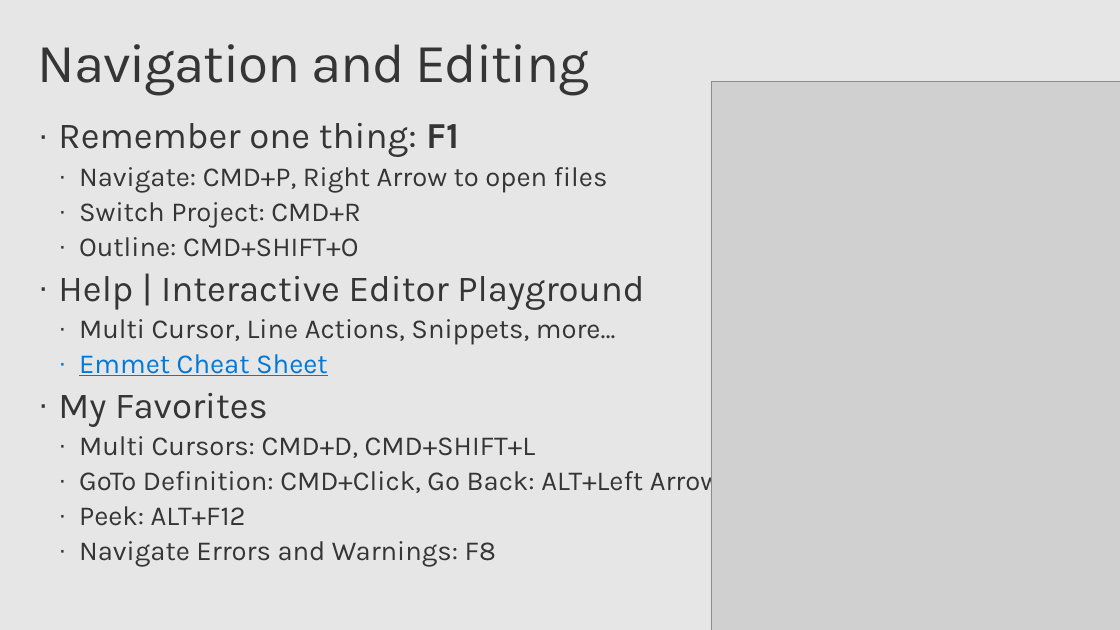
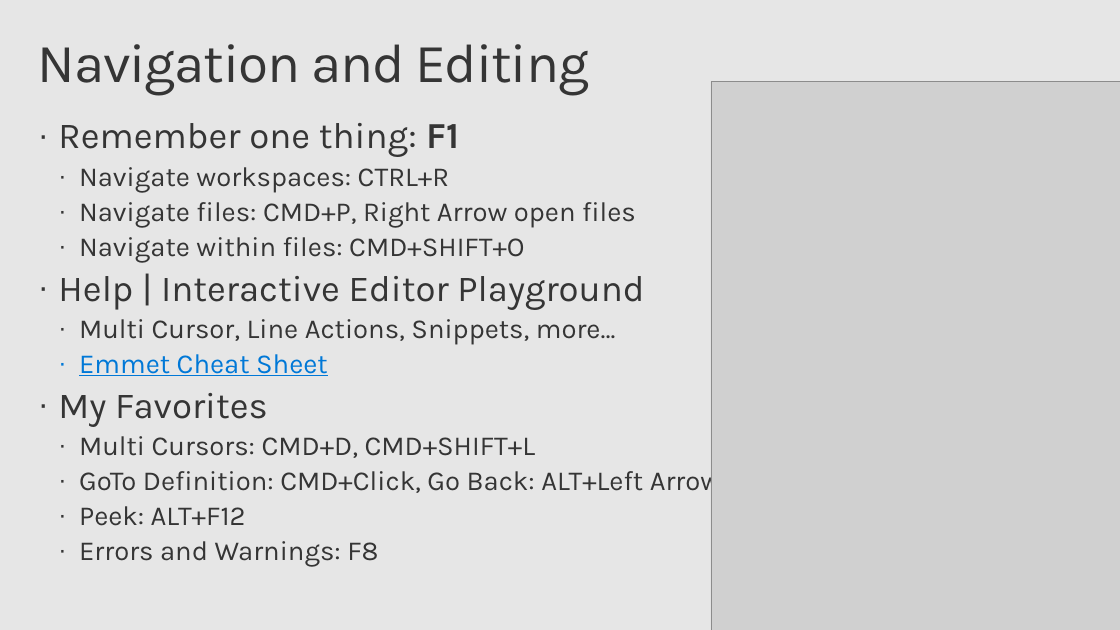
Before and after one commit to chrisdias/ignite2017, a slide deck: slide 7 of THR3028R.chrisdias.vscodetipstricks.pptx. Drawn at 1120x630 pixels with LibreOffice and Linux fonts; fonts in the diff are those of the drawing; grey boxes stand for pictures; background and template pictures are left out. Boxes give left, top, right and bottom in pixels: in the first picture for what was removed or moved away, otherwise in the second. Text is boxed around its words. In the diff, an @@ line names an element or a change of style, - is before the commit and + after.

```diff
--- a/THR3028R.chrisdias.vscodetipstricks.pptx
+++ b/THR3028R.chrisdias.vscodetipstricks.pptx
@@ text at [79,167,636,263]: text changed @@
-  · Navigate: CMD+P, Right Arrow to open files
-  · Switch Project: CMD+R
-  · Outline: CMD+SHIFT+O
+  · Navigate workspaces: CTRL+R
+  · Navigate files: CMD+P, Right Arrow open files
+  · Navigate within files: CMD+SHIFT+O
@@ text at [79,541,378,567]: text changed @@
-  · Navigate Errors and Warnings: F8
+  · Errors and Warnings: F8
```
Also in this commit, not shown: 9 other slides changed, 2 other files.
